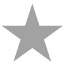
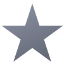
The second w=64, h=64 image is a revision of the first. Changes to its layers:
added layer "New Layer#1" above "New Layer" over (2, 4, 63, 62)
hid "New Layer" over (2, 4, 63, 62)
